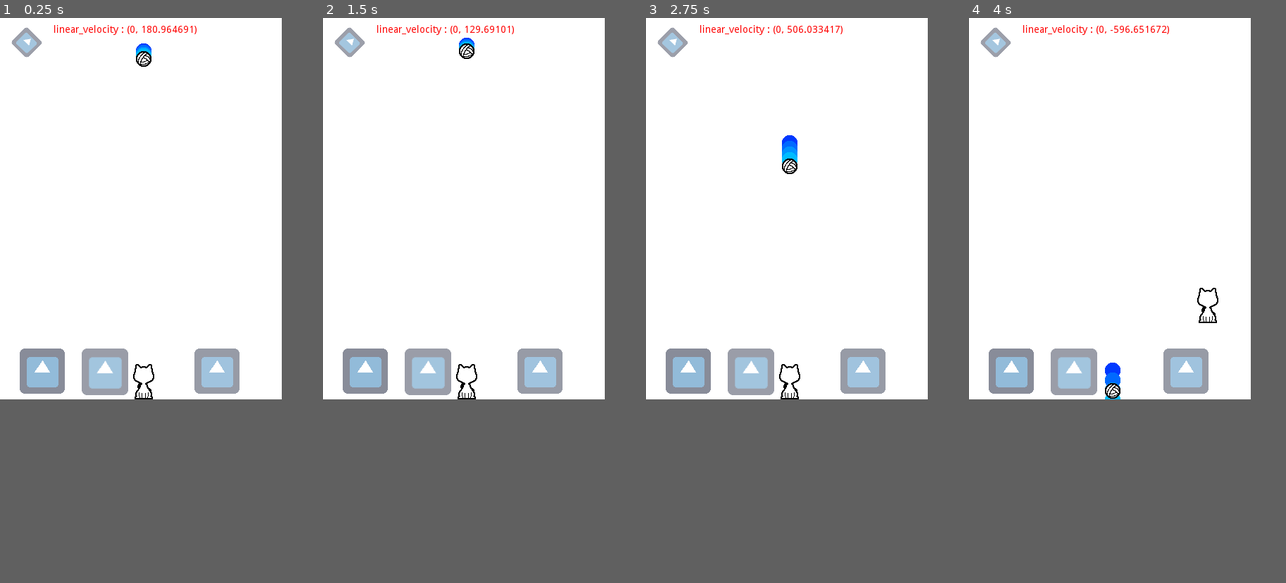
Above: before the commit, frames 1-4 (left to right).
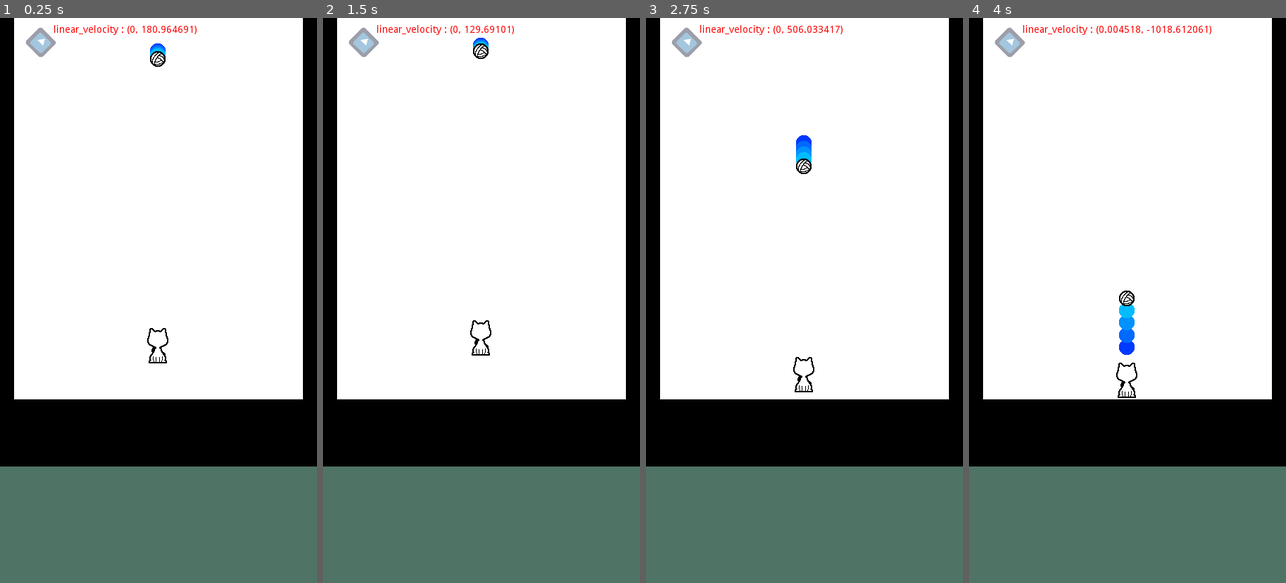
Above: after the commit, the same moments.

Repository: YongHyun-Yi/cat_and_ball
Game: Godot game, scene res://scene/ingame.tscn
The game is run twice, just before and just after one commit, with the same random seed, the same clock (stepped at 60 frames per second) and the same inputs. The engine's default icon, where the game draws it, is replaced by a stand-in: a white triangle on a blue panel in a dark square.
Inputs (mouse positions are in pixels of both pictures, inside the frame that each line leads up to; where the layout moved, square brackets give the same spot in the first picture):
- Up to frame 1 (0.25 s): no input
- Up to frame 2 (1.5 s): click (462, 362) at 0.52 s; click (357, 34) [348, 40] at 1.25 s
- Up to frame 3 (2.75 s): click (680, 34) [671, 40] at 2 s
- Up to frame 4 (4 s): click (1003, 34) [994, 40] at 2.75 s; move the mouse to (1171, 187) at 3.52 s; hold Right (ui_right) from 3.53 s (still down); tap X (ui_kick) at 3.6 s; tap Z (ui_jump) at 3.77 s; click (1171, 187) at 3.8 s
In our replay, the window is 400x540 before the commit and 450x800 after it. These sizes can differ from the game's own. Grey fills any space a smaller window leaves; there, only what the larger window draws over its background counts as a difference.

The runs differ from the first frame. In frame 1, 27% of the frame differs, in the area x 0-100%, y 0-80%; in frame 2, 27%; in frame 3, 27%; in frame 4, 27%.

Commit message:
버전3 마지막 커밋...이 될지도 모르겠음

Diff:
--- a/project.godot
+++ b/project.godot
@@ -21,8 +21,8 @@
 
 [display]
 
-window/size/width=400
-window/size/height=540
+window/size/width=450
+window/size/height=800
 window/handheld/orientation="portrait"
 window/stretch/mode="viewport"
 window/stretch/aspect="keep"
@@ -39,6 +39,11 @@
 "events": [ Object(InputEventKey,"resource_local_to_scene":false,"resource_name":"","device":0,"alt":false,"shift":false,"control":false,"meta":false,"command":false,"pressed":false,"scancode":90,"unicode":0,"echo":false,"script":null)
  ]
 }
+controller={
+"deadzone": 0.5,
+"events": [ Object(InputEventMouseButton,"resource_local_to_scene":false,"resource_name":"","device":0,"alt":false,"shift":false,"control":false,"meta":false,"command":false,"button_mask":0,"position":Vector2( 0, 0 ),"global_position":Vector2( 0, 0 ),"factor":1.0,"button_index":1,"pressed":false,"doubleclick":false,"script":null)
+ ]
+}
 
 [input_devices]
 
--- a/scene/ingame.tscn
+++ b/scene/ingame.tscn
@@ -1,81 +1,128 @@
-[gd_scene load_steps=12 format=2]
+[gd_scene load_steps=14 format=2]
 
 [ext_resource path="res://script/ingame.gd" type="Script" id=1]
-[ext_resource path="res://sprite/ball_ghost.png" type="Texture" id=2]
-[ext_resource path="res://script/player_body.gd" type="Script" id=3]
-[ext_resource path="res://sprite/cat3.png" type="Texture" id=4]
-[ext_resource path="res://script/ball_body.gd" type="Script" id=5]
-[ext_resource path="res://sprite/ball2.png" type="Texture" id=6]
-[ext_resource path="res://sprite/icon.png" type="Texture" id=7]
+[ext_resource path="res://sprite/icon.png" type="Texture" id=2]
+[ext_resource path="res://script/control_button.gd" type="Script" id=3]
+[ext_resource path="res://sprite/ball_ghost.png" type="Texture" id=4]
+[ext_resource path="res://script/player_body.gd" type="Script" id=5]
+[ext_resource path="res://sprite/cat3.png" type="Texture" id=6]
+[ext_resource path="res://script/ball_body.gd" type="Script" id=7]
+[ext_resource path="res://sprite/ball2.png" type="Texture" id=8]
 
-[sub_resource type="CapsuleShape2D" id=1]
+[sub_resource type="PhysicsMaterial" id=1]
+bounce = 0.4
+
+[sub_resource type="CapsuleShape2D" id=2]
 radius = 13.517
 height = 20.966
 
-[sub_resource type="PhysicsMaterial" id=2]
+[sub_resource type="PhysicsMaterial" id=3]
 bounce = 0.7
 
-[sub_resource type="CircleShape2D" id=3]
+[sub_resource type="CircleShape2D" id=4]
 radius = 11.5446
 
-[sub_resource type="RectangleShape2D" id=4]
-extents = Vector2( 269.944, 30 )
+[sub_resource type="RectangleShape2D" id=5]
+extents = Vector2( 270, 30 )
 
 [node name="ingame" type="Node2D"]
 script = ExtResource( 1 )
 
+[node name="Camera2D" type="Camera2D" parent="."]
+
+[node name="ColorRect4" type="ColorRect" parent="."]
+margin_left = -120.0
+margin_top = -180.0
+margin_right = 590.0
+margin_bottom = 1030.0
+color = Color( 0.384314, 0.0862745, 0.0862745, 1 )
+
+[node name="control_pannel" type="ColorRect" parent="."]
+margin_top = 635.0
+margin_right = 450.0
+margin_bottom = 800.0
+color = Color( 0.313726, 0.454902, 0.396078, 1 )
+
+[node name="control_button" type="TextureButton" parent="."]
+self_modulate = Color( 1, 1, 1, 0 )
+margin_top = 635.0
+margin_right = 450.0
+margin_bottom = 800.0
+texture_normal = ExtResource( 2 )
+expand = true
+script = ExtResource( 3 )
+
+[node name="ColorRect2" type="ColorRect" parent="."]
+margin_right = 450.0
+margin_bottom = 635.0
+color = Color( 0, 0, 0, 1 )
+
 [node name="ColorRect" type="ColorRect" parent="."]
-margin_right = 400.0
+margin_left = 20.0
+margin_right = 430.0
 margin_bottom = 540.0
-__meta__ = {
-"_edit_lock_": true
-}
 
 [node name="ball_ghost" type="Node2D" parent="."]
 editor/display_folded = true
-position = Vector2( 204.483, 34.7981 )
+position = Vector2( 224.483, 34.7981 )
 
 [node name="ghost5" type="Sprite" parent="ball_ghost"]
 self_modulate = Color( 0, 0.227451, 1, 1 )
 position = Vector2( 0, 27.2019 )
-texture = ExtResource( 2 )
+texture = ExtResource( 4 )
 
 [node name="ghost4" type="Sprite" parent="ball_ghost"]
 self_modulate = Color( 0, 0.415686, 1, 1 )
 position = Vector2( 0, 21.2019 )
-texture = ExtResource( 2 )
+texture = ExtResource( 4 )
 
 [node name="ghost3" type="Sprite" parent="ball_ghost"]
 self_modulate = Color( 0, 0.576471, 1, 1 )
 position = Vector2( 0, 16.2019 )
-texture = ExtResource( 2 )
+texture = ExtResource( 4 )
 
 [node name="ghost2" type="Sprite" parent="ball_ghost"]
 self_modulate = Color( 0, 0.741176, 1, 1 )
 position = Vector2( 0, 11 )
-texture = ExtResource( 2 )
+texture = ExtResource( 4 )
 
 [node name="ghost1" type="Sprite" parent="ball_ghost"]
 self_modulate = Color( 0, 0.858824, 1, 1 )
 position = Vector2( 0, 5.2019 )
-texture = ExtResource( 2 )
+texture = ExtResource( 4 )
 
 [node name="player" type="Node2D" parent="."]
 __meta__ = {
 "_edit_group_": true
 }
 
-[node name="player_body" type="KinematicBody2D" parent="player"]
-position = Vector2( 204.483, 512 )
-script = ExtResource( 3 )
+[node name="player_body" type="RigidBody2D" parent="player"]
+position = Vector2( 224.483, 440 )
+mode = 2
+physics_material_override = SubResource( 1 )
+gravity_scale = 8.0
+script = ExtResource( 5 )
 
 [node name="sprite" type="Sprite" parent="player/player_body"]
 position = Vector2( 0, 1 )
-texture = ExtResource( 4 )
+texture = ExtResource( 6 )
 
 [node name="CollisionShape2D" type="CollisionShape2D" parent="player/player_body"]
 position = Vector2( 0, 2 )
-shape = SubResource( 1 )
+shape = SubResource( 2 )
+
+[node name="move_point" type="Sprite" parent="player/player_body"]
+visible = false
+self_modulate = Color( 0.337255, 0.74902, 1, 0.419608 )
+position = Vector2( -84.483, 0 )
+texture = ExtResource( 6 )
+
+[node name="Line2D" type="Line2D" parent="player/player_body"]
+width = 4.0
+default_color = Color( 1, 0.4, 0.4, 1 )
+texture_mode = 1040021498
+
+[node name="Tween" type="Tween" parent="player/player_body"]
 
 [node name="ball" type="Node2D" parent="."]
 
@@ -89,75 +136,53 @@
 valign = 1
 
 [node name="ball_body" type="RigidBody2D" parent="ball"]
-position = Vector2( 204.483, 34.7981 )
-mass = 1.07245
-physics_material_override = SubResource( 2 )
+editor/display_folded = true
+position = Vector2( 224.483, 34.7981 )
+physics_material_override = SubResource( 3 )
 gravity_scale = 8.0
 contacts_reported = 1
 contact_monitor = true
-script = ExtResource( 5 )
+script = ExtResource( 7 )
 
 [node name="sprite" type="Sprite" parent="ball/ball_body"]
-texture = ExtResource( 6 )
+texture = ExtResource( 8 )
 
 [node name="CollisionShape2D" type="CollisionShape2D" parent="ball/ball_body"]
 visible = false
-shape = SubResource( 3 )
+shape = SubResource( 4 )
 
 [node name="walls" type="Node2D" parent="."]
 editor/display_folded = true
+position = Vector2( 25, 0 )
 
 [node name="StaticBody2D" type="StaticBody2D" parent="walls"]
 
 [node name="wall1" type="CollisionShape2D" parent="walls/StaticBody2D"]
-position = Vector2( -30, 270 )
+position = Vector2( -35, 270 )
 rotation = 1.57079
-shape = SubResource( 4 )
+shape = SubResource( 5 )
 
 [node name="wall2" type="CollisionShape2D" parent="walls/StaticBody2D"]
-position = Vector2( 190, -30 )
-shape = SubResource( 4 )
+position = Vector2( 199.483, -30 )
+shape = SubResource( 5 )
 
 [node name="wall3" type="CollisionShape2D" parent="walls/StaticBody2D"]
-position = Vector2( 430, 270 )
+position = Vector2( 435, 270 )
 rotation = -1.57079
-shape = SubResource( 4 )
+shape = SubResource( 5 )
 
 [node name="wall4" type="CollisionShape2D" parent="walls/StaticBody2D"]
-position = Vector2( 196.056, 570 )
-shape = SubResource( 4 )
-
-[node name="left" type="TouchScreenButton" parent="."]
-self_modulate = Color( 1, 1, 1, 0.588235 )
-position = Vector2( 28, 468 )
-normal = ExtResource( 7 )
-
-[node name="right" type="TouchScreenButton" parent="."]
-self_modulate = Color( 1, 1, 1, 0.501961 )
-position = Vector2( 116, 468 )
-scale = Vector2( 1.03125, 1.03125 )
-normal = ExtResource( 7 )
-visibility_mode = 1
-
-[node name="jump" type="TouchScreenButton" parent="."]
-self_modulate = Color( 1, 1, 1, 0.513726 )
-position = Vector2( 276, 468 )
-normal = ExtResource( 7 )
+position = Vector2( 199.483, 570 )
+shape = SubResource( 5 )
 
 [node name="reset" type="TextureButton" parent="."]
 self_modulate = Color( 1, 1, 1, 0.490196 )
-margin_left = 38.0
+margin_left = 58.0
 margin_top = 12.0
-margin_right = 102.0
+margin_right = 122.0
 margin_bottom = 76.0
 rect_rotation = 44.9999
 rect_scale = Vector2( 0.5, 0.5 )
-texture_normal = ExtResource( 7 )
+texture_normal = ExtResource( 2 )
 [connection signal="body_entered" from="ball/ball_body" to="ball/ball_body" method="_on_ball_body_body_entered"]
-[connection signal="pressed" from="left" to="player/player_body" method="touch_botton_action_press" binds= [ "ui_left" ]]
-[connection signal="released" from="left" to="player/player_body" method="touch_botton_action_release" binds= [ "ui_left" ]]
-[connection signal="pressed" from="right" to="player/player_body" method="touch_botton_action_press" binds= [ "ui_right" ]]
-[connection signal="released" from="right" to="player/player_body" method="touch_botton_action_release" binds= [ "ui_right" ]]
-[connection signal="pressed" from="jump" to="player/player_body" method="touch_botton_action_press" binds= [ "ui_jump" ]]
-[connection signal="released" from="jump" to="player/player_body" method="touch_botton_action_release" binds= [ "ui_jump" ]]
 [connection signal="button_up" from="reset" to="." method="restart"]
--- /dev/null
+++ b/script/control_button.gd
@@ -0,0 +1,17 @@
+extends TextureButton
+
+var drag = false
+var line_start = Vector2()
+onready var player = get_node("../player/player_body")
+
+# Called when the node enters the scene tree for the first time.
+func _ready():
+	pass # Replace with function body.
+
+# Called every frame. 'delta' is the elapsed time since the previous frame.
+func _process(delta):
+	pass
+
+func get_drag_data(position):
+	line_start = position
+	drag = true
--- a/script/ingame.gd
+++ b/script/ingame.gd
@@ -6,6 +6,10 @@
 
 # Called when the node enters the scene tree for the first time.
 func _ready():
+	"""var a = OS.get_screen_size()
+	$Camera2D.offset_h = a.x
+	$Camera2D.offset_v = a.y
+	$Camera2D.offset = Vector2(a.x/2, a.y/2)"""
 	pass # Replace with function body.
 
 # Called every frame. 'delta' is the elapsed time since the previous frame.
--- a/script/player_body.gd
+++ b/script/player_body.gd
@@ -1,11 +1,13 @@
-extends KinematicBody2D
+extends RigidBody2D
 
 var velocity = Vector2()
 var speed = 300
-var gravity = 2000
+var gravity = 1000
 var jump = -700
 var d_jump = -550
 var double_jump = true
+var controller = false
+var move_point = Vector2()
 
 # Called when the node enters the scene tree for the first time.
 func _ready():
@@ -13,18 +15,19 @@
 
 # Called every frame. 'delta' is the elapsed time since the previous frame.
 func _process(delta):
-	if !self.is_on_floor():
-		if velocity.y < gravity:
-			velocity.y += gravity * delta
-	else:
-		if double_jump == false:
-			double_jump = true
+	if double_jump == false:
+		double_jump = true
 	get_input()
-	move_and_slide(velocity, Vector2(0, -1))
+	if controller == true:
+		$Line2D.clear_points()
+		$Line2D.add_point(Vector2(0, 0))
+		move_point = get_local_mouse_position().clamped(200)
+		$Line2D.add_point(move_point)
+		$move_point.position = move_point
 	pass
 
 func get_input():
-	if Input.is_action_pressed("ui_left"):
+	"""if Input.is_action_pressed("ui_left"):
 		velocity.x = -speed
 	elif Input.is_action_pressed("ui_right"):
 		velocity.x = speed
@@ -32,20 +35,24 @@
 		velocity.x = 0
 	if Input.is_action_just_pressed("ui_kick"):
 
-		pass
-	if Input.is_action_just_pressed("ui_jump"):
+		pass"""
+	"""if Input.is_action_just_pressed("ui_jump"):
 		if self.is_on_floor():
 			velocity.y = jump
 			print("jump!")
 		elif double_jump == true:
 			velocity.y = d_jump
 			double_jump = false
-			print("double jump!")
-
-func touch_botton_action_press(a):
-	Input.action_press(a)
-	pass
-
-func touch_botton_action_release(a):
-	Input.action_release(a)
-	pass
+			print("double jump!")"""
+	if Input.is_action_just_pressed("controller"):
+		if controller == false:
+			controller = true
+			$move_point.show()
+	elif Input.is_action_just_released("controller"):
+		if controller == true:
+			$Line2D.clear_points()
+			controller = false
+			$move_point.hide()
+			apply_central_impulse(move_point*3)
+			#$Tween.interpolate_property(self, "position", position, move_point, 1, Tween.TRANS_LINEAR, Tween.EASE_IN_OUT)
+			#$Tween.start()
